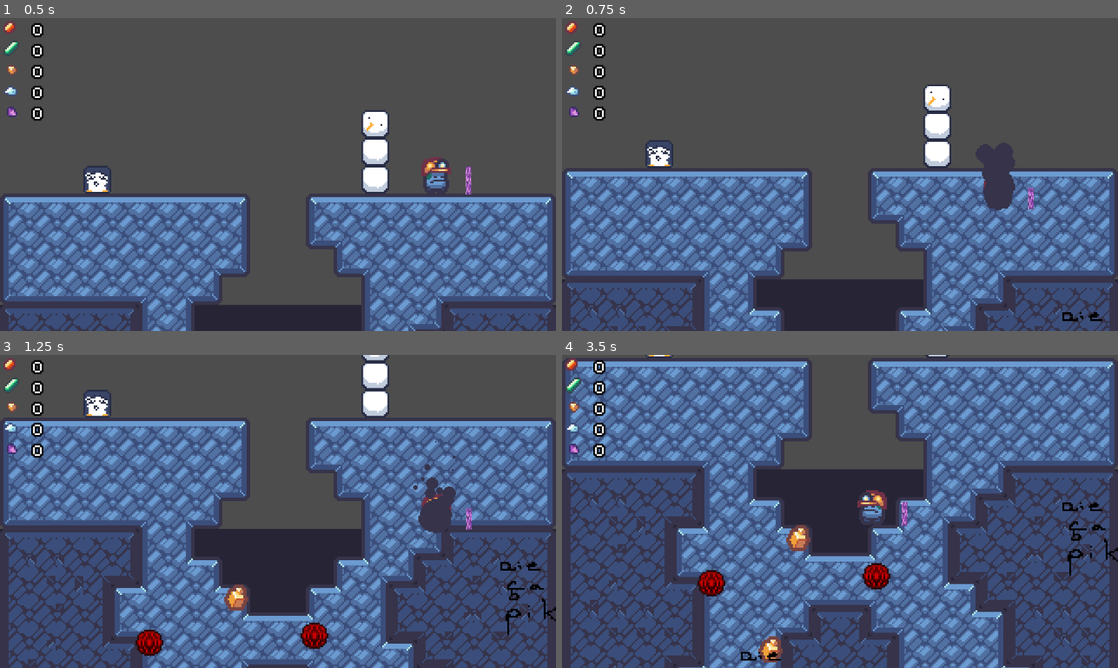
Above: before the commit, frames 1-4 (two rows, left to right).
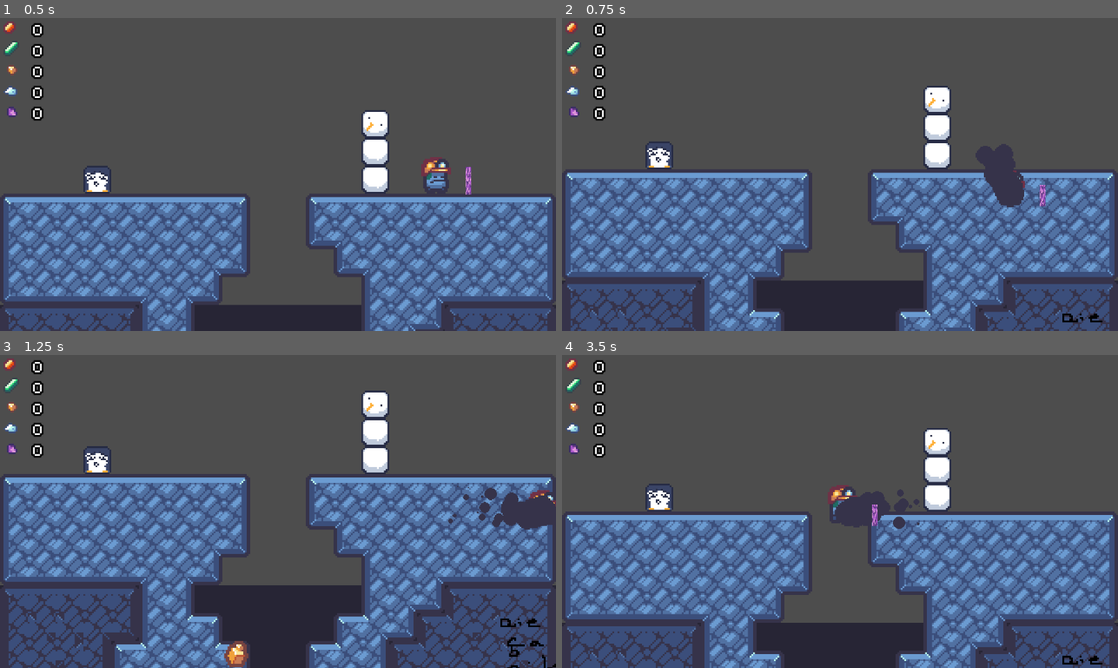
Above: after the commit, the same moments.

Repository: Ninesliced/ludumdare-57
Game: Godot game, scene res://scenes/main.tscn
Two runs of this game, one before a commit and one after it. Both use one fixed random seed, a clock stepped at 60 frames per second and the inputs below. The engine's default icon, where the game draws it, is replaced by a stand-in: a white triangle on a blue panel in a dark square.
Inputs (mouse positions are in pixels of both pictures, inside the frame that each line leads up to):
- Up to frame 1 (0.5 s): no input
- Up to frame 2 (0.75 s): move the mouse to (962, 158) at 0.52 s; hold D (right) from 0.53 s (still down); hold J (burrow) from 0.53 s (still down); click (962, 158) at 0.67 s
- Up to frame 3 (1.25 s): keep holding D (right); keep holding J (burrow); tap Space (jump) at 0.77 s
- Up to frame 4 (3.5 s): release D (right) at 1.25 s; release J (burrow) at 1.25 s; drag from (728, 527) to (795, 599) at 1.27 s; move the mouse to (895, 442) at 2.02 s; hold A (left) 2.03-2.75 s; hold Right mouse button (right_click) 2.03-2.75 s; drag from (812, 574) to (878, 627) at 2.77 s

Frame 1 is identical in both runs. In frame 2, 10% of the frame differs, in the area x 0-100%, y 21-100%; in frame 3, 51%; in frame 4, 77%, in the area x 0-100%, y 0-100%.

Commit message:
fix player

Diff:
--- a/scenes/entities/player/components/player_burrowed_component.gd
+++ b/scenes/entities/player/components/player_burrowed_component.gd
@@ -50,7 +50,7 @@
 	pass
 
 func handle_directional():
-	var input_vector = get_single_input()
+	var input_vector = get_input()
 	if input_vector != Vector2.ZERO:
 		last_input_vector = input_vector
 
--- a/scenes/entities/player/player.tscn
+++ b/scenes/entities/player/player.tscn
@@ -142,7 +142,7 @@
 
 [node name="Burrowed" parent="StateMachine" node_paths=PackedStringArray("playerBurrowedComponent", "collisionShape", "groundedDetector", "staminaComponent") instance=ExtResource("5_1murt")]
 script = ExtResource("6_5sj0x")
-exit_force = 1.4
+exit_force = 2.0
 playerBurrowedComponent = NodePath("PlayerBurrowedComponent")
 collisionShape = NodePath("../../CollisionShape2D")
 groundedDetector = NodePath("../../GroundedDetector")
